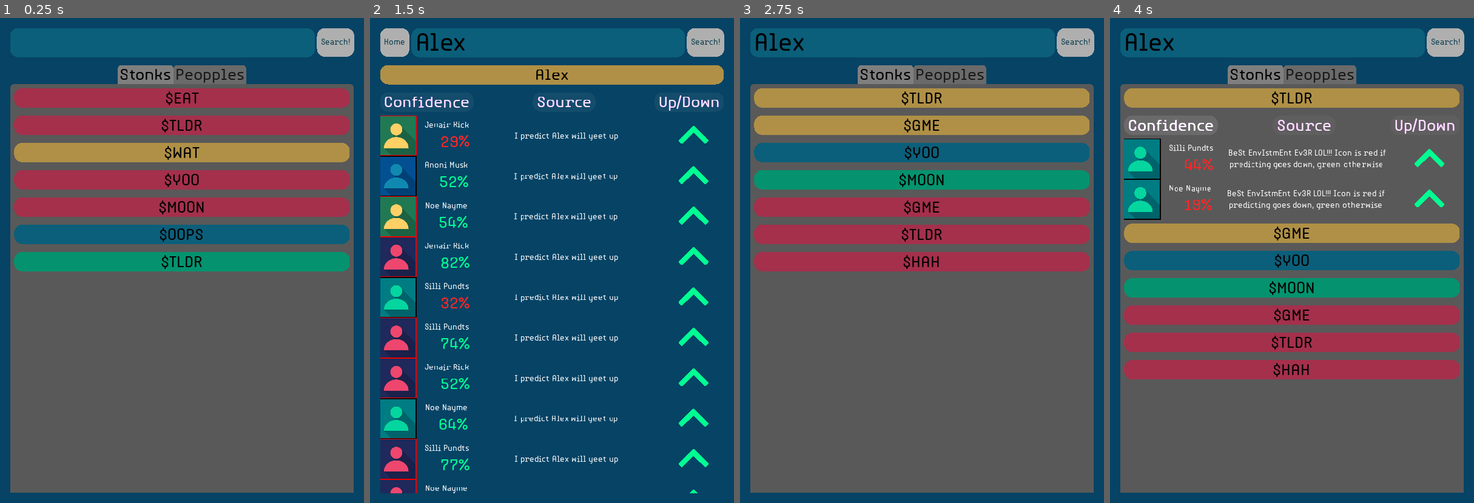
Above: before the commit, frames 1-4 (left to right).
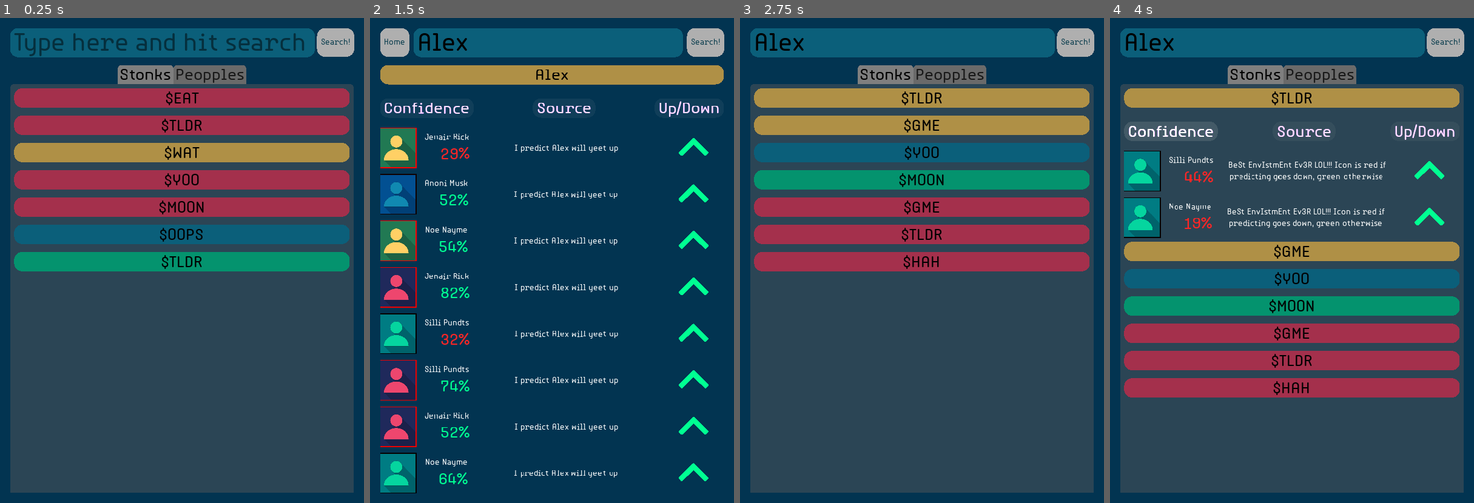
Above: after the commit, the same moments.

Repository: Hackathons-Other/AARC
Game: Godot game, scene res://Scene/Home.tscn
The game is run twice, just before and just after one commit, with the same random seed, the same clock (stepped at 60 frames per second) and the same inputs.
Inputs (mouse positions are in pixels of both pictures, inside the frame that each line leads up to):
- Up to frame 1 (0.25 s): no input
- Up to frame 2 (1.5 s): click (533, 42) at 0.52 s; type "Alex" at 0.6 s; click "Search!" at 1.25 s
- Up to frame 3 (2.75 s): click "Home" at 2 s
- Up to frame 4 (4 s): click "$TLDR" at 2.75 s; click "Confidence" at 3.5 s

The runs differ from the first frame. In frame 1, 55% of the frame differs, in the area x 2-98%, y 3-98%; in frame 2, 14%; in frame 3, 54%; in frame 4, 70%, in the area x 2-98%, y 13-98%.

Commit message:
Update webapp

Diff:
--- /dev/null
+++ b/DeMythyfi_App/Scene/GradientBackground.tscn
@@ -0,0 +1,9 @@
+[gd_scene load_steps=2 format=2]
+
+[ext_resource path="res://Img/gradient_background.png" type="Texture" id=1]
+
+[node name="gradient_background" type="Sprite"]
+visible = false
+modulate = Color( 0.027451, 0.266667, 0.4, 1 )
+texture = ExtResource( 1 )
+centered = false
--- a/DeMythyfi_App/Scene/Header.tscn
+++ b/DeMythyfi_App/Scene/Header.tscn
@@ -59,6 +59,7 @@
 margin_right = 164.0
 margin_bottom = 26.0
 rect_min_size = Vector2( 164, 0 )
+mouse_default_cursor_shape = 2
 size_flags_stretch_ratio = 0.4
 custom_styles/hover = SubResource( 1 )
 custom_styles/pressed = SubResource( 2 )
--- a/DeMythyfi_App/Scene/Home.tscn
+++ b/DeMythyfi_App/Scene/Home.tscn
@@ -6,6 +6,7 @@
 [ext_resource path="res://Scene/Home/Topic.tscn" type="PackedScene" id=4]
 [ext_resource path="res://Scene/Anim.gd" type="Script" id=5]
 [ext_resource path="res://Scene/Home.gd" type="Script" id=6]
+[ext_resource path="res://Scene/GradientBackground.tscn" type="PackedScene" id=7]
 
 [sub_resource type="Animation" id=1]
 resource_name = "Fade"
@@ -36,6 +37,9 @@
 "_edit_use_anchors_": false
 }
 
+[node name="GradientBackground" parent="." instance=ExtResource( 7 )]
+position = Vector2( -22.4492, -24.6941 )
+
 [node name="Body" type="VBoxContainer" parent="."]
 margin_right = 680.0
 margin_bottom = 920.0
@@ -61,6 +65,8 @@
 custom_fonts/font = ExtResource( 1 )
 custom_colors/font_color = Color( 0, 0, 0, 1 )
 text = "GME YEETed or Beated?"
+placeholder_text = "Type here and hit search"
+placeholder_alpha = 0.5
 __meta__ = {
 "_edit_use_anchors_": false
 }
@@ -69,6 +75,7 @@
 margin_left = 606.0
 margin_right = 680.0
 margin_bottom = 58.0
+mouse_default_cursor_shape = 2
 size_flags_horizontal = 0
 custom_fonts/font = ExtResource( 3 )
 custom_colors/font_color = Color( 0.027451, 0.231373, 0.298039, 1 )
@@ -103,7 +110,7 @@
 
 [node name="Stonks" type="VBoxContainer" parent="Body/TabContainer/Stonks"]
 margin_right = 664.0
-margin_bottom = 1874.0
+margin_bottom = 2126.0
 size_flags_horizontal = 3
 size_flags_vertical = 3
 custom_constants/separation = 16
@@ -111,37 +118,37 @@
 [node name="MarginContainer" parent="Body/TabContainer/Stonks/Stonks" instance=ExtResource( 4 )]
 margin_top = 0.0
 margin_right = 664.0
-margin_bottom = 254.0
+margin_bottom = 290.0
 
 [node name="MarginContainer2" parent="Body/TabContainer/Stonks/Stonks" instance=ExtResource( 4 )]
-margin_top = 270.0
+margin_top = 306.0
 margin_right = 664.0
-margin_bottom = 524.0
+margin_bottom = 596.0
 
 [node name="MarginContainer3" parent="Body/TabContainer/Stonks/Stonks" instance=ExtResource( 4 )]
-margin_top = 540.0
+margin_top = 612.0
 margin_right = 664.0
-margin_bottom = 794.0
+margin_bottom = 902.0
 
 [node name="MarginContainer4" parent="Body/TabContainer/Stonks/Stonks" instance=ExtResource( 4 )]
-margin_top = 810.0
+margin_top = 918.0
 margin_right = 664.0
-margin_bottom = 1064.0
+margin_bottom = 1208.0
 
 [node name="MarginContainer5" parent="Body/TabContainer/Stonks/Stonks" instance=ExtResource( 4 )]
-margin_top = 1080.0
+margin_top = 1224.0
 margin_right = 664.0
-margin_bottom = 1334.0
+margin_bottom = 1514.0
 
 [node name="MarginContainer6" parent="Body/TabContainer/Stonks/Stonks" instance=ExtResource( 4 )]
-margin_top = 1350.0
+margin_top = 1530.0
 margin_right = 664.0
-margin_bottom = 1604.0
+margin_bottom = 1820.0
 
 [node name="MarginContainer7" parent="Body/TabContainer/Stonks/Stonks" instance=ExtResource( 4 )]
-margin_top = 1620.0
+margin_top = 1836.0
 margin_right = 664.0
-margin_bottom = 1874.0
+margin_bottom = 2126.0
 
 [node name="Peopples" type="VBoxContainer" parent="Body/TabContainer"]
 visible = false
--- a/DeMythyfi_App/Scene/Home/Field.gd
+++ b/DeMythyfi_App/Scene/Home/Field.gd
@@ -46,9 +46,13 @@
 	else:
 		Direction.flip_v = false
 
+var dist_dragged: float = 0
+var first_drag_pos: Vector2 = Vector2()
 
 func _on_Quotes_gui_input(event):
-	# enable for mobile: (event is InputEventScreenTouch or
-	if (event is InputEventMouseButton and event.button_index == BUTTON_LEFT) and event.pressed:
-#		print(event)
-		OS.shell_open("www.google.com")
+	# TODO: enable for mobile: (event is InputEventScreenTouch or
+	if (event is InputEventMouseButton and event.button_index == BUTTON_LEFT):
+		if !event.pressed and dist_dragged <= 3:
+			OS.shell_open("www.google.com")
+		elif event.pressed:
+			first_drag_pos = event.global_position
--- a/DeMythyfi_App/Scene/Home/Topic.tscn
+++ b/DeMythyfi_App/Scene/Home/Topic.tscn
@@ -10,7 +10,7 @@
 margin_right = 680.0
 margin_bottom = 209.0
 theme = ExtResource( 2 )
-custom_constants/separation = 16
+custom_constants/separation = 28
 script = ExtResource( 1 )
 __meta__ = {
 "_edit_use_anchors_": false
@@ -22,10 +22,13 @@
 self_modulate = Color( 0.0235294, 0.839216, 0.627451, 1 )
 margin_right = 680.0
 margin_bottom = 39.0
+mouse_default_cursor_shape = 2
 custom_colors/font_color = Color( 0, 0, 0, 1 )
 text = "GME"
 
 [node name="Header" parent="." instance=ExtResource( 4 )]
+margin_top = 67.0
+margin_bottom = 106.0
 
 [node name="Label" parent="Header" index="0"]
 margin_right = 189.0
@@ -55,9 +58,9 @@
 
 [node name="Field" parent="." instance=ExtResource( 3 )]
 margin_left = 0.0
-margin_top = 110.0
+margin_top = 134.0
 margin_right = 680.0
-margin_bottom = 174.0
+margin_bottom = 198.0
 
 [node name="CenterContainer" parent="Field" index="0"]
 margin_bottom = 64.0
@@ -79,9 +82,9 @@
 
 [node name="Field2" parent="." instance=ExtResource( 3 )]
 margin_left = 0.0
-margin_top = 190.0
+margin_top = 226.0
 margin_right = 680.0
-margin_bottom = 254.0
+margin_bottom = 290.0
 
 [node name="CenterContainer" parent="Field2" index="0"]
 margin_bottom = 64.0
--- a/DeMythyfi_App/Scene/SearchResults.tscn
+++ b/DeMythyfi_App/Scene/SearchResults.tscn
@@ -1,10 +1,11 @@
-[gd_scene load_steps=8 format=2]
+[gd_scene load_steps=9 format=2]
 
 [ext_resource path="res://Font/Typori_Paragraph.tres" type="DynamicFont" id=1]
 [ext_resource path="res://Font/Typpori_Search.tres" type="DynamicFont" id=2]
 [ext_resource path="res://Scene/Home/Field.tscn" type="PackedScene" id=3]
 [ext_resource path="res://Scene/Home.gd" type="Script" id=4]
 [ext_resource path="res://Theme/main_theme.tres" type="Theme" id=5]
+[ext_resource path="res://Scene/GradientBackground.tscn" type="PackedScene" id=6]
 [ext_resource path="res://Scene/SearchResults.gd" type="Script" id=7]
 [ext_resource path="res://Scene/Home/Topic.tscn" type="PackedScene" id=8]
 
@@ -20,6 +21,9 @@
 "_edit_use_anchors_": false
 }
 
+[node name="gradient_background" parent="." instance=ExtResource( 6 )]
+position = Vector2( -50.8542, -42.3785 )
+
 [node name="Home" type="MarginContainer" parent="."]
 margin_right = 680.0
 margin_bottom = 920.0
@@ -46,10 +50,12 @@
 margin_right = 680.0
 margin_bottom = 58.0
 rect_clip_content = true
+custom_constants/separation = 8
 
 [node name="Home" type="Button" parent="Home/Body/SearchBar"]
 margin_right = 58.0
 margin_bottom = 58.0
+mouse_default_cursor_shape = 2
 size_flags_horizontal = 0
 custom_fonts/font = ExtResource( 1 )
 custom_colors/font_color = Color( 0.027451, 0.231373, 0.298039, 1 )
@@ -57,14 +63,16 @@
 
 [node name="TextEdit" type="LineEdit" parent="Home/Body/SearchBar"]
 self_modulate = Color( 0.0666667, 0.541176, 0.698039, 1 )
-margin_left = 62.0
-margin_right = 602.0
+margin_left = 66.0
+margin_right = 598.0
 margin_bottom = 58.0
 size_flags_horizontal = 3
 size_flags_vertical = 0
 custom_fonts/font = ExtResource( 2 )
 custom_colors/font_color = Color( 0, 0, 0, 1 )
 text = "GME YEETed or Beated?"
+placeholder_text = "Search here"
+placeholder_alpha = 0.5
 __meta__ = {
 "_edit_use_anchors_": false
 }
@@ -73,6 +81,7 @@
 margin_left = 606.0
 margin_right = 680.0
 margin_bottom = 58.0
+mouse_default_cursor_shape = 2
 size_flags_horizontal = 0
 custom_fonts/font = ExtResource( 1 )
 custom_colors/font_color = Color( 0.027451, 0.231373, 0.298039, 1 )
@@ -88,135 +97,135 @@
 
 [node name="Topic" parent="Home/Body/Stonks" instance=ExtResource( 8 )]
 margin_top = 0.0
-margin_bottom = 1934.0
+margin_bottom = 2222.0
 size_flags_horizontal = 3
 size_flags_vertical = 3
 
 [node name="Field3" parent="Home/Body/Stonks/Topic" instance=ExtResource( 3 )]
 margin_left = 0.0
-margin_top = 270.0
-margin_right = 680.0
-margin_bottom = 334.0
+margin_top = 318.0
+margin_right = 680.0
+margin_bottom = 382.0
 
 [node name="Field4" parent="Home/Body/Stonks/Topic" instance=ExtResource( 3 )]
 margin_left = 0.0
-margin_top = 350.0
-margin_right = 680.0
-margin_bottom = 414.0
+margin_top = 410.0
+margin_right = 680.0
+margin_bottom = 474.0
 
 [node name="Field5" parent="Home/Body/Stonks/Topic" instance=ExtResource( 3 )]
 margin_left = 0.0
-margin_top = 430.0
-margin_right = 680.0
-margin_bottom = 494.0
+margin_top = 502.0
+margin_right = 680.0
+margin_bottom = 566.0
 
 [node name="Field6" parent="Home/Body/Stonks/Topic" instance=ExtResource( 3 )]
 margin_left = 0.0
-margin_top = 510.0
-margin_right = 680.0
-margin_bottom = 574.0
+margin_top = 594.0
+margin_right = 680.0
+margin_bottom = 658.0
 
 [node name="Field7" parent="Home/Body/Stonks/Topic" instance=ExtResource( 3 )]
 margin_left = 0.0
-margin_top = 590.0
-margin_right = 680.0
-margin_bottom = 654.0
+margin_top = 686.0
+margin_right = 680.0
+margin_bottom = 750.0
 
 [node name="Field8" parent="Home/Body/Stonks/Topic" instance=ExtResource( 3 )]
 margin_left = 0.0
-margin_top = 670.0
-margin_right = 680.0
-margin_bottom = 734.0
+margin_top = 778.0
+margin_right = 680.0
+margin_bottom = 842.0
 
 [node name="Field9" parent="Home/Body/Stonks/Topic" instance=ExtResource( 3 )]
 margin_left = 0.0
-margin_top = 750.0
-margin_right = 680.0
-margin_bottom = 814.0
+margin_top = 870.0
+margin_right = 680.0
+margin_bottom = 934.0
 
 [node name="Field10" parent="Home/Body/Stonks/Topic" instance=ExtResource( 3 )]
 margin_left = 0.0
-margin_top = 830.0
-margin_right = 680.0
-margin_bottom = 894.0
+margin_top = 962.0
+margin_right = 680.0
+margin_bottom = 1026.0
 
 [node name="Field11" parent="Home/Body/Stonks/Topic" instance=ExtResource( 3 )]
 margin_left = 0.0
-margin_top = 910.0
-margin_right = 680.0
-margin_bottom = 974.0
+margin_top = 1054.0
+margin_right = 680.0
+margin_bottom = 1118.0
 
 [node name="Field12" parent="Home/Body/Stonks/Topic" instance=ExtResource( 3 )]
 margin_left = 0.0
-margin_top = 990.0
-margin_right = 680.0
-margin_bottom = 1054.0
+margin_top = 1146.0
+margin_right = 680.0
+margin_bottom = 1210.0
 
 [node name="Field13" parent="Home/Body/Stonks/Topic" instance=ExtResource( 3 )]
 margin_left = 0.0
-margin_top = 1070.0
-margin_right = 680.0
-margin_bottom = 1134.0
+margin_top = 1238.0
+margin_right = 680.0
+margin_bottom = 1302.0
 
 [node name="Field14" parent="Home/Body/Stonks/Topic" instance=ExtResource( 3 )]
 margin_left = 0.0
-margin_top = 1150.0
-margin_right = 680.0
-margin_bottom = 1214.0
+margin_top = 1330.0
+margin_right = 680.0
+margin_bottom = 1394.0
 
 [node name="Field15" parent="Home/Body/Stonks/Topic" instance=ExtResource( 3 )]
 margin_left = 0.0
-margin_top = 1230.0
-margin_right = 680.0
-margin_bottom = 1294.0
+margin_top = 1422.0
+margin_right = 680.0
+margin_bottom = 1486.0
 
 [node name="Field16" parent="Home/Body/Stonks/Topic" instance=ExtResource( 3 )]
 margin_left = 0.0
-margin_top = 1310.0
-margin_right = 680.0
-margin_bottom = 1374.0
+margin_top = 1514.0
+margin_right = 680.0
+margin_bottom = 1578.0
 
 [node name="Field17" parent="Home/Body/Stonks/Topic" instance=ExtResource( 3 )]
 margin_left = 0.0
-margin_top = 1390.0
-margin_right = 680.0
-margin_bottom = 1454.0
+margin_top = 1606.0
+margin_right = 680.0
+margin_bottom = 1670.0
 
 [node name="Field18" parent="Home/Body/Stonks/Topic" instance=ExtResource( 3 )]
 margin_left = 0.0
-margin_top = 1470.0
-margin_right = 680.0
-margin_bottom = 1534.0
+margin_top = 1698.0
+margin_right = 680.0
+margin_bottom = 1762.0
 
 [node name="Field19" parent="Home/Body/Stonks/Topic" instance=ExtResource( 3 )]
 margin_left = 0.0
-margin_top = 1550.0
-margin_right = 680.0
-margin_bottom = 1614.0
+margin_top = 1790.0
+margin_right = 680.0
+margin_bottom = 1854.0
 
 [node name="Field20" parent="Home/Body/Stonks/Topic" instance=ExtResource( 3 )]
 margin_left = 0.0
-margin_top = 1630.0
-margin_right = 680.0
-margin_bottom = 1694.0
+margin_top = 1882.0
+margin_right = 680.0
+margin_bottom = 1946.0
 
 [node name="Field21" parent="Home/Body/Stonks/Topic" instance=ExtResource( 3 )]
 margin_left = 0.0
-margin_top = 1710.0
-margin_right = 680.0
-margin_bottom = 1774.0
+margin_top = 1974.0
+margin_right = 680.0
+margin_bottom = 2038.0
 
 [node name="Field22" parent="Home/Body/Stonks/Topic" instance=ExtResource( 3 )]
 margin_left = 0.0
-margin_top = 1790.0
-margin_right = 680.0
-margin_bottom = 1854.0
+margin_top = 2066.0
+margin_right = 680.0
+margin_bottom = 2130.0
 
 [node name="Field23" parent="Home/Body/Stonks/Topic" instance=ExtResource( 3 )]
 margin_left = 0.0
-margin_top = 1870.0
-margin_right = 680.0
-margin_bottom = 1934.0
+margin_top = 2158.0
+margin_right = 680.0
+margin_bottom = 2222.0
 [connection signal="button_up" from="Home/Body/SearchBar/Home" to="." method="_on_Home_button_up"]
 [connection signal="button_up" from="Home/Body/SearchBar/Search" to="Home" method="_on_Search_button_up"]
 
--- a/DeMythyfi_App/Theme/main_theme.tres
+++ b/DeMythyfi_App/Theme/main_theme.tres
@@ -21,7 +21,7 @@
 content_margin_right = 8.0
 content_margin_top = 8.0
 content_margin_bottom = 8.0
-bg_color = Color( 0.35, 0.35, 0.35, 1 )
+bg_color = Color( 0.34902, 0.34902, 0.34902, 0.470588 )
 border_width_left = 4
 border_width_right = 4
 border_color = Color( 0.8, 0.8, 0.8, 0 )
--- a/DeMythyfi_App/project.godot
+++ b/DeMythyfi_App/project.godot
@@ -70,5 +70,5 @@
 
 [rendering]
 
-environment/default_clear_color=Color( 0.027451, 0.266667, 0.4, 1 )
+environment/default_clear_color=Color( 0.0117647, 0.207843, 0.321569, 1 )
 environment/default_environment="res://default_env.tres"
Not shown, removed: DeMythyfi_App/DeMythyfi.png.import
Binary file added: DeMythyfi_App/Img/gradient_background.png
Not shown, added: DeMythyfi_App/Img/gradient_background.png.import
Not shown: 1 places in DeMythyfi_App/Scene/Home.tscn that only renumber resources
Not shown, changed: DeMythyfi_App/export_presets.cfg
Not shown, removed: DeMythyfi_App/favicon.png.import
Not shown, added: DeMythyfi_App/.Mockup.autosave.xopp
Not shown, added: DeMythyfi_App/Mockup.pdf
Not shown, changed: DeMythyfi_App/Mockup.xopp
Not shown, added: DeMythyfi_App/Mockup.xopp~
Not shown, changed: docs/index.html
Not shown, added: docs/index.js
(and 3 more such lines)
